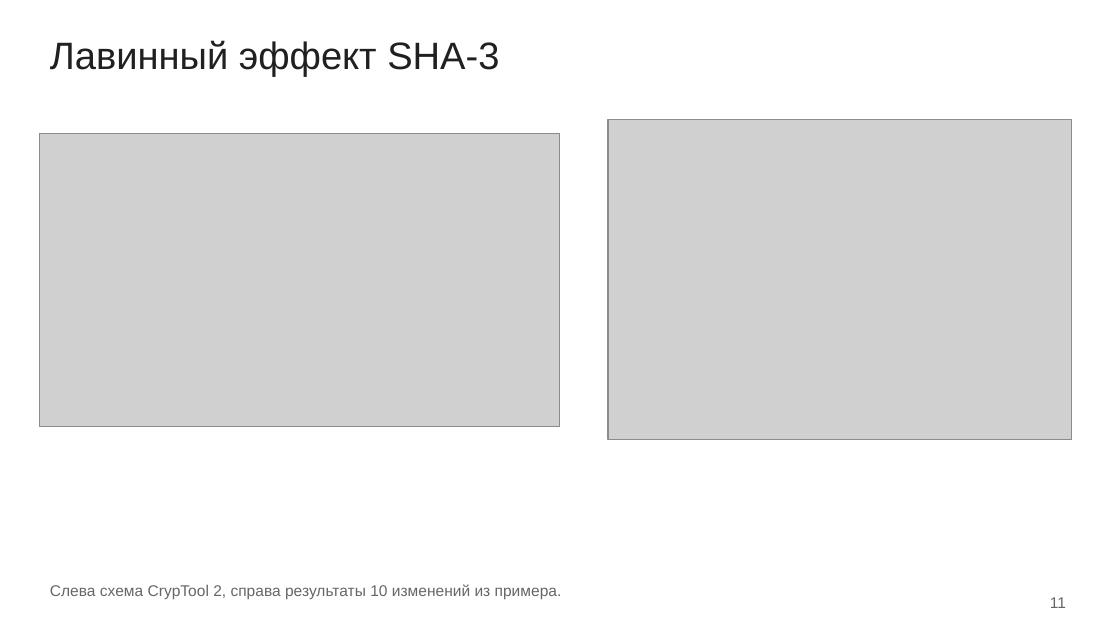
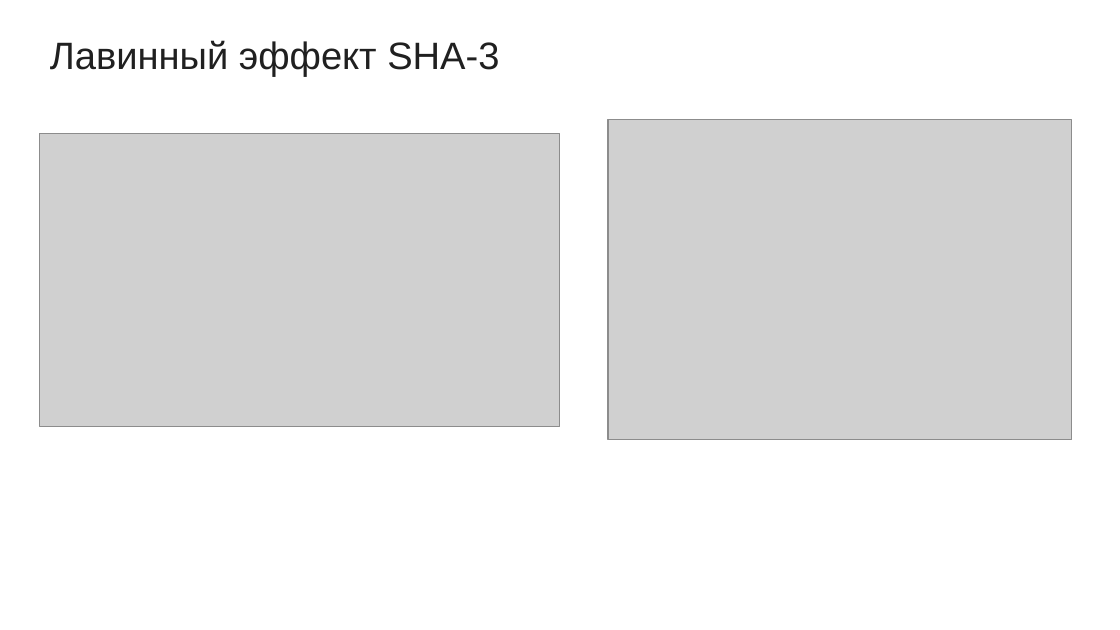
Before and after one commit to mikhailshceglov/sem7, a slide deck: slide 17 of crypto/lab4/Щеглов_3381_ЛР4.odp. Drawn at 1120x630 pixels with LibreOffice and Linux fonts; fonts in the diff are those of the drawing; grey boxes stand for pictures. Boxes give left, top, right and bottom in pixels: in the first picture for what was removed or moved away, otherwise in the second. Text is boxed around its words. In the diff, an @@ line names an element or a change of style, - is before the commit and + after.

```diff
--- a/crypto/lab4/Щеглов_3381_ЛР4.odp
+++ b/crypto/lab4/Щеглов_3381_ЛР4.odp
@@ text removed at (x1=50, y1=584, x2=562, y2=599) @@
-Слева схема CrypTool 2, справа результаты 10 изменений из примера.
@@ text removed at (x1=1050, y1=597, x2=1066, y2=608) @@
-11
```
Also in this commit, not shown: 20 other slides changed, 3 slides added, 2 slides removed, 6 other files.
